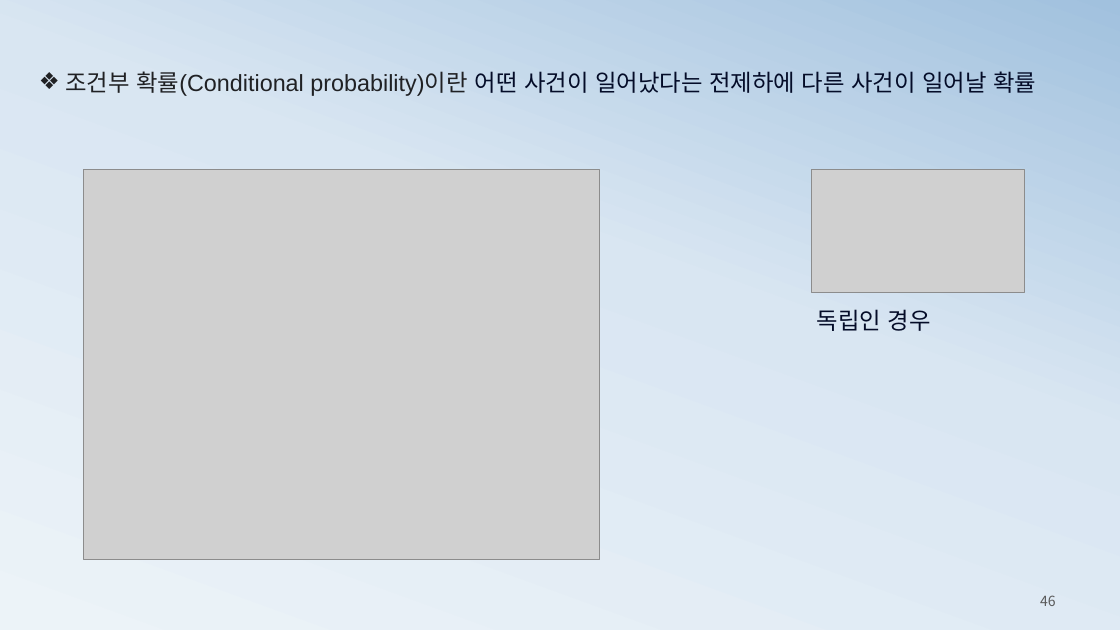
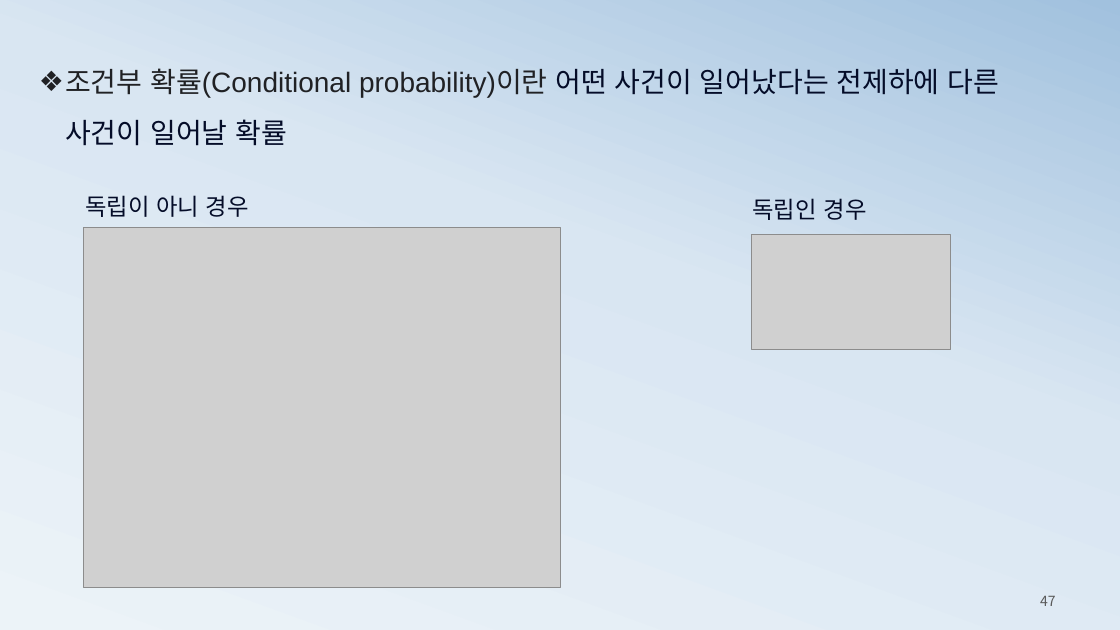
Before and after one commit to ancestor9/mathematics-for-machine-learning, a slide deck: slide 47 of 2_probability theory for machine learning.pptx (slide 46 before the commit). Drawn at 1120x630 pixels with LibreOffice and Linux fonts; fonts in the diff are those of the drawing; grey boxes stand for pictures. Boxes give left, top, right and bottom in pixels: in the first picture for what was removed or moved away, otherwise in the second. Text is boxed around its words. In the diff, an @@ line names an element or a change of style, - is before the commit and + after.

```diff
--- a/2_probability theory for machine learning.pptx
+++ b/2_probability theory for machine learning.pptx
@@ text "조건부 확률(Conditional probability)이란 어떤 사건이 ..." at (x1=65, y1=68, x2=1000, y2=146): size 20 to 24 pt; line spacing 1 to 1.5 @@
@@ text added at (x1=85, y1=195, x2=249, y2=217), 20 pt, text #040C28 @@
+독립이 아니 경우
@@ text "독립인 경우" moved from (x1=817, y1=309, x2=931, y2=331) to (x1=752, y1=198, x2=866, y2=220) @@
@@ picture resized from (x1=84, y1=170, x2=600, y2=560) to (x1=84, y1=228, x2=560, y2=588) @@
@@ picture resized from (x1=812, y1=170, x2=1025, y2=293) to (x1=752, y1=234, x2=950, y2=350) @@
@@ page number at (x1=1040, y1=596, x2=1056, y2=606): text changed @@
-46
+47
```
Also in this commit, not shown: 3 other slides changed, 10 slides added, 2 slides removed.
